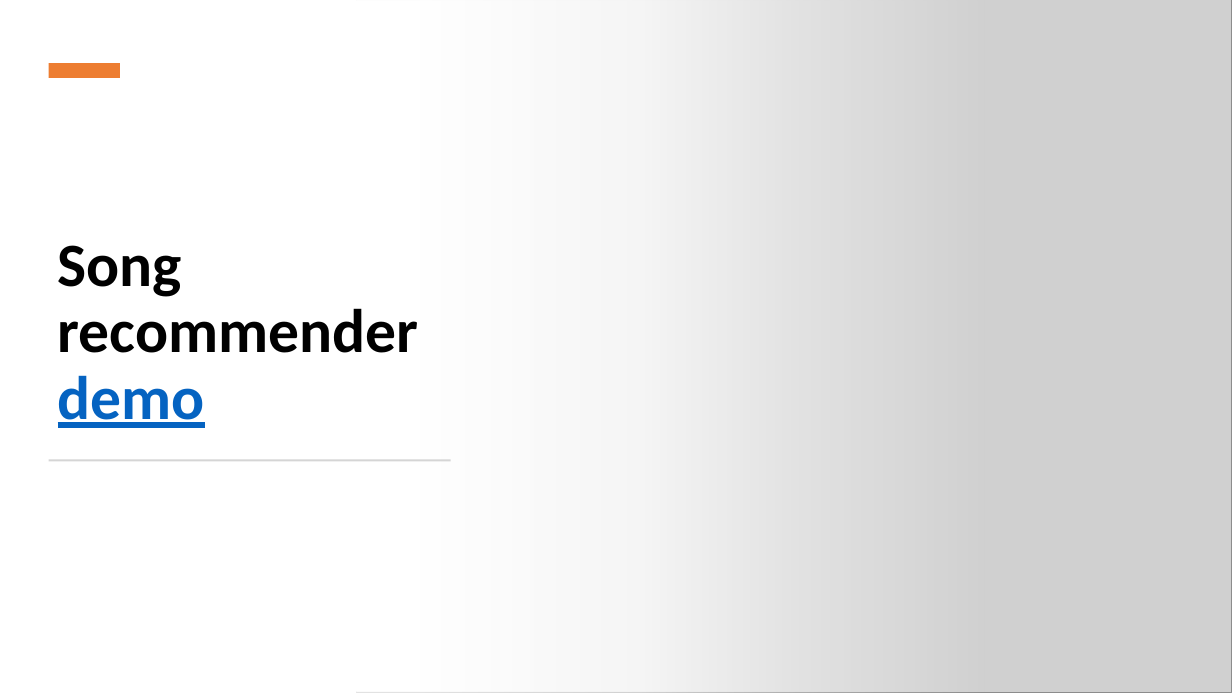
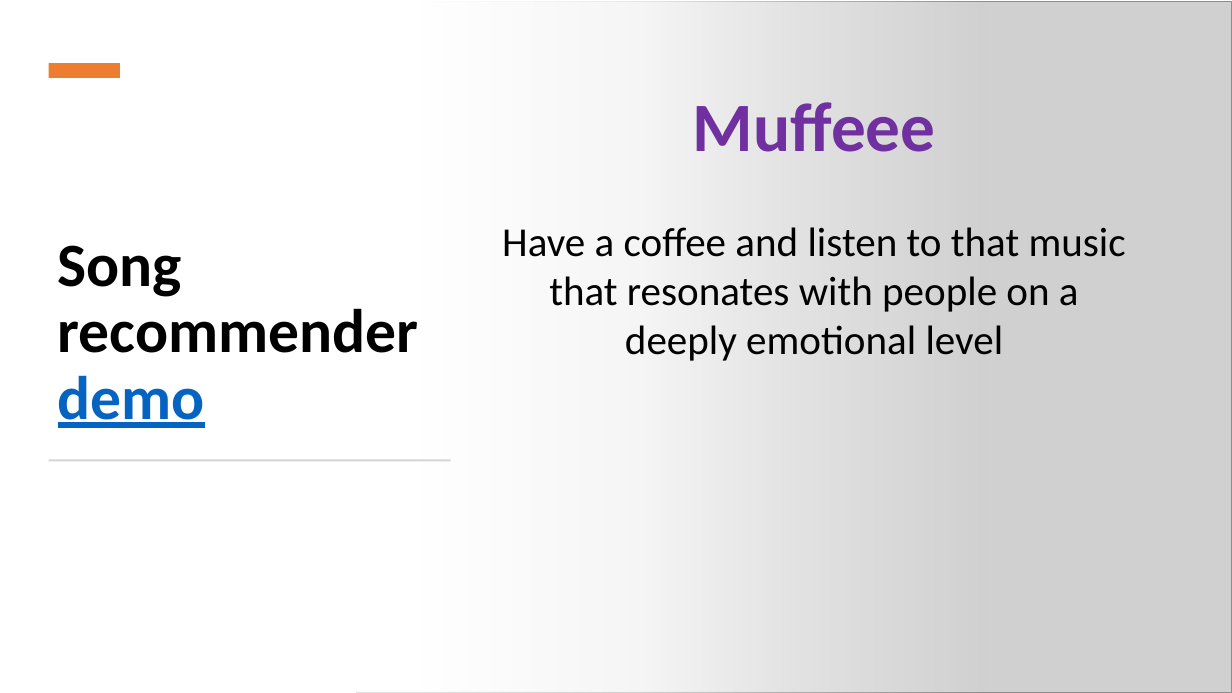
Before and after one commit to marina-lc16/Song_recomender1, a slide deck: slide 6 of Slides/song_recommender_slides (1).pptx. Drawn at 1232x693 pixels with LibreOffice and Linux fonts; fonts in the diff are those of the drawing; grey boxes stand for pictures. Boxes give left, top, right and bottom in pixels: in the first picture for what was removed or moved away, otherwise in the second. Text is boxed around its words. In the diff, an @@ line names an element or a change of style, - is before the commit and + after.

```diff
--- a/Slides/song_recommender_slides (1).pptx
+++ b/Slides/song_recommender_slides (1).pptx
@@ text added at box(502, 102, 1126, 361), 32 pt, text #000000 @@
+Muffeee
+Have a coffee and listen to that music that resonates with people on a deeply emotional level
```
Also in this commit, not shown: 3 other slides changed.
